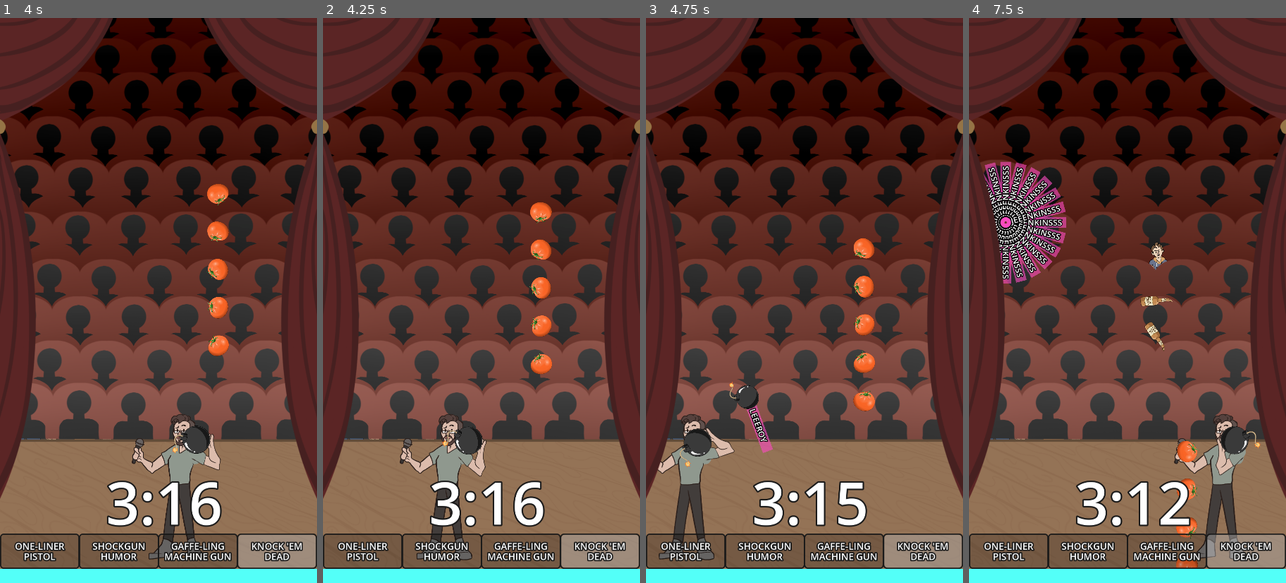
Above: before the commit, frames 1-4 (left to right).
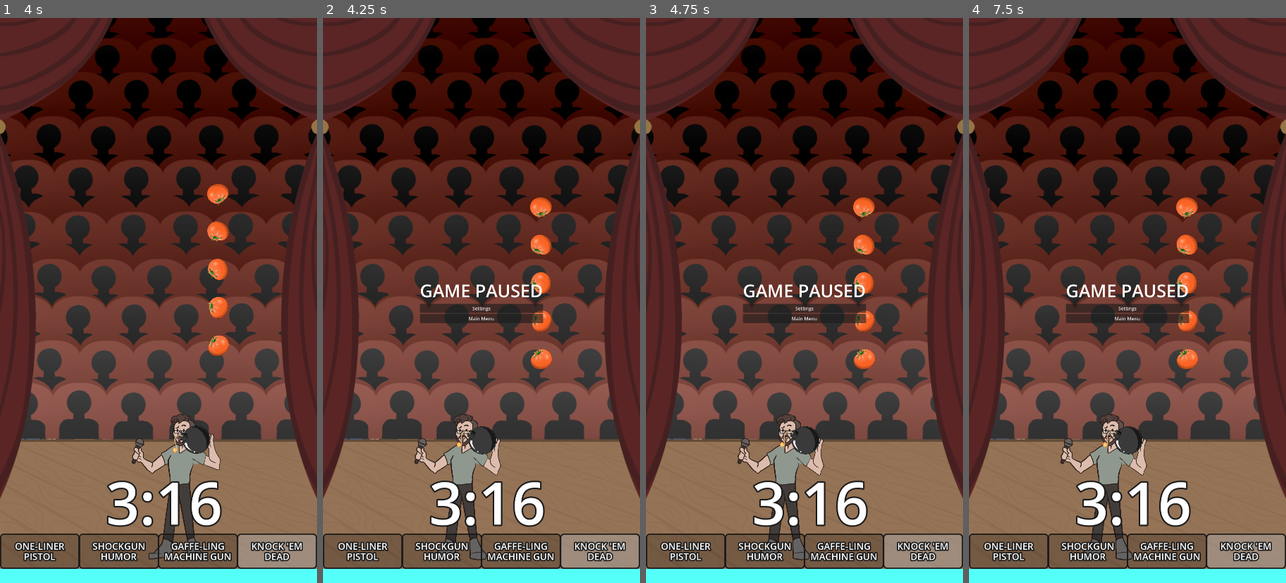
Above: after the commit, the same moments.

Repository: danmiltenberger/GlobalGameJam
Game: Godot game, scene res://LevelControl/game_control.tscn
Same seed, same stepped clock (60 frames per second), same inputs: the game is played once before the commit and once after it.
Inputs (mouse positions are in pixels of both pictures, inside the frame that each line leads up to):
- Up to frame 1 (4 s): move the mouse to (228, 272) at 0.52 s; hold Right (ui_right) 0.53-1.28 s; click (228, 272) at 0.6 s; move the mouse to (95, 328) at 1.27 s; hold Down (ui_down) 1.28-2.03 s; tap one key every 0.75 s from 1.35 s: 1 (weapon1) 2 (weapon2) 3 (weapon3) 4 (weapon4); move the mouse to (190, 176) at 2.02 s; hold Right (ui_right) 2.03-2.78 s; move the mouse to (142, 413) at 2.77 s; hold Up (ui_up) 2.78-3.53 s; move the mouse to (253, 385) at 3.52 s; hold Left (ui_left) from 3.53 s (still down)
- Up to frame 2 (4.25 s): keep holding Left (ui_left); tap Escape (pause) at 4.15 s
- Up to frame 3 (4.75 s): keep holding Left (ui_left); move the mouse to (709, 215) at 4.27 s; click (709, 215) at 4.35 s
- Up to frame 4 (7.5 s): move the mouse to (1143, 300) at 5.02 s; release Left (ui_left) at 5.03 s; hold Down (ui_down) 5.03-5.78 s; tap one key every 0.75 s from 5.1 s: 1 (weapon1) 2 (weapon2) 3 (weapon3) 4 (weapon4); move the mouse to (1079, 159) at 5.77 s; hold Right (ui_right) 5.78-6.53 s; move the mouse to (1197, 272) at 6.52 s; hold Up (ui_up) 6.53-7.28 s; move the mouse to (1064, 328) at 7.27 s; hold Right (ui_right) from 7.28 s (still down)

Frame 1 is identical in both runs. In frame 2, 4.9% of the frame differs, in the area x 24-73%, y 31-96%; in frame 3, 7.2%; in frame 4, 11%, in the area x 4-92%, y 25-98%.

Commit message:
Fix pause ish

Diff:
--- a/GameControl.gd
+++ b/GameControl.gd
@@ -10,6 +10,7 @@
 func _process(_delta: float) -> void:
 	player_pause_unpause()
 	game_over()
+	$PauseMenu.visible = get_tree().paused
 
 func close_all_menus():
 	$PauseMenu.visible = false
--- a/Globals.gd
+++ b/Globals.gd
@@ -3,8 +3,6 @@
 # overall conditions like paused, dev mode, etc
 
 var dev_mode: bool = true
-
-var game_paused: bool = false
 
 var health: float = 100.0:
 	get:
--- a/LevelControl/game_control.tscn
+++ b/LevelControl/game_control.tscn
@@ -65,8 +65,8 @@
 columns = 2
 
 [node name="PauseMenu" type="CanvasLayer" parent="."]
+process_mode = 2
 layer = 10
-visible = false
 
 [node name="PauseMenuControl" type="VBoxContainer" parent="PauseMenu"]
 anchors_preset = 8
--- a/LevelControl/scene_switcher.gd
+++ b/LevelControl/scene_switcher.gd
@@ -22,14 +22,15 @@
 	var file_path_str = build_file_path(starter_scene_str)
 	var starter_level = load(file_path_str)	#TODO - fix this line
 	current_level = starter_level.instantiate()
+	current_level.process_mode = Node.PROCESS_MODE_PAUSABLE
 	add_child(current_level)
 
 
 	# when everything is ready, show the player and unpause
 	fade_from_black()
-	#current_level.get_tree().paused = true
+	#get_tree().paused = true
 	#await animator.animation_finished
-	#current_level.get_tree().paused = false
+	#get_tree().paused = false
 
 
 func change(next_scene_str: String):
@@ -47,25 +48,23 @@
 
 	# the new one is now the current one
 	current_level = next_level.instantiate()
+	current_level.process_mode = Node.PROCESS_MODE_PAUSABLE
 	add_child(current_level)
 
 	# TODO - wait for transition to complete and then unpause
 	fade_from_black()
 
-var is_paused: bool
 func pause():
-	is_paused = true
 	print_debug("paused current level:", current_level)
-	current_level.get_tree().paused = true
+	get_tree().paused = true
 
 func unpause():
-	is_paused = false
 	print_debug("unpaused current level:", current_level)
-	current_level.get_tree().paused = false
+	get_tree().paused = false
 
 func toggle_pause():
 	# swap
-	is_paused = not is_paused
+	var is_paused = not get_tree().paused
 
 	# use swapped value
 	printt("toggle pause: is_paused = ", is_paused)
